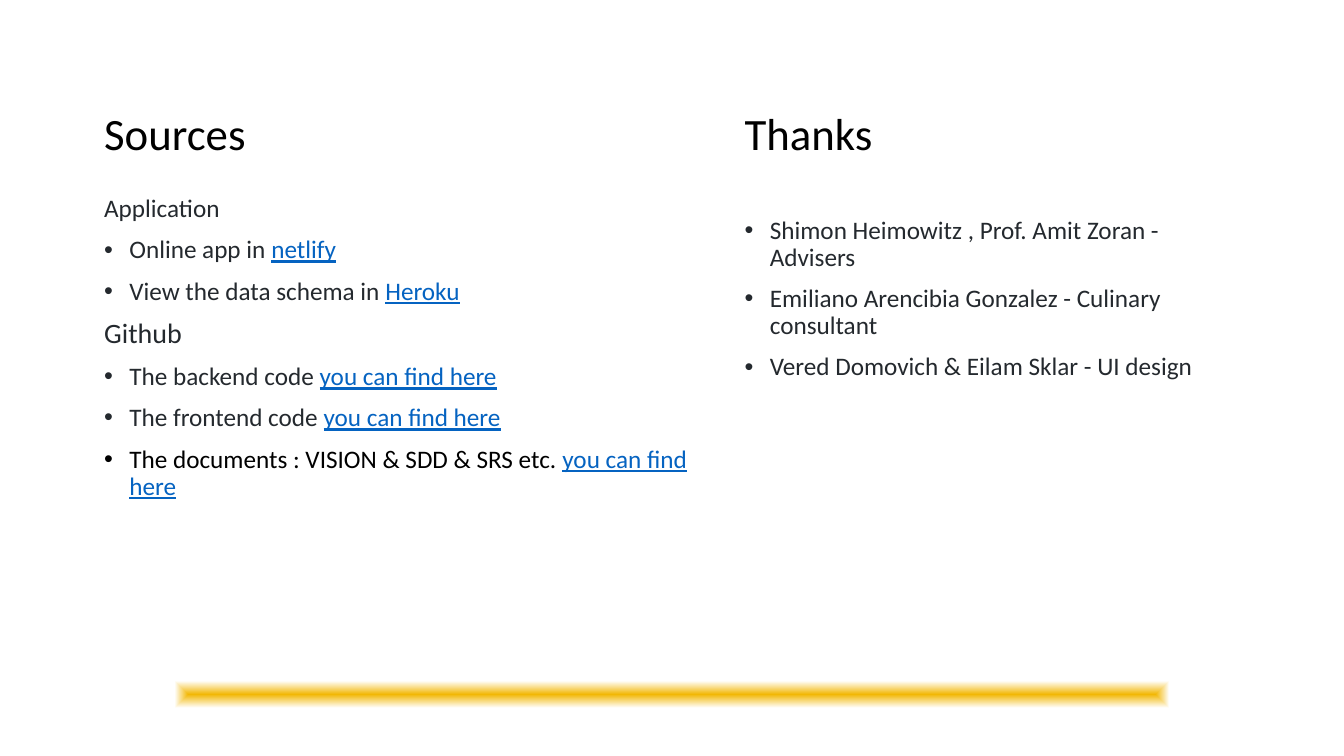
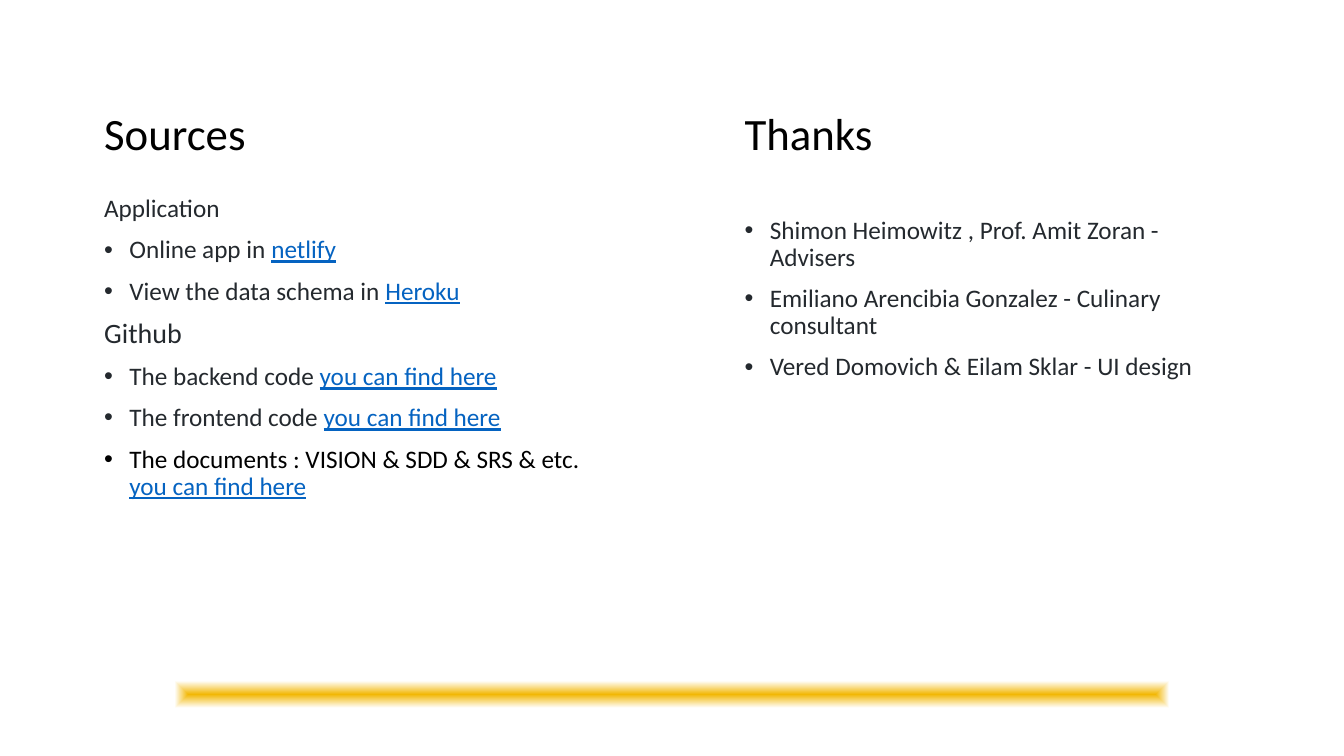
Before and after one commit to noamdom/dg-app, a slide deck: slide 6 of Submission_days_Naom_Domovich.pptx. Drawn at 1344x756 pixels with LibreOffice and Linux fonts; fonts in the diff are those of the drawing. Boxes give left, top, right and bottom in pixels: in the first picture for what was removed or moved away, otherwise in the second. Text is boxed around its words. In the diff, an @@ line names an element or a change of style, - is before the commit and + after.

```diff
--- a/Submission_days_Naom_Domovich.pptx
+++ b/Submission_days_Naom_Domovich.pptx
@@ text at bbox=[129, 450, 580, 499]: text changed @@
-• The documents : VISION & SDD & SRS etc. you can find here
+• The documents : VISION & SDD & SRS & etc. you can find here
```
Also in this commit, not shown: 1 other slide changed, 2 other files.
